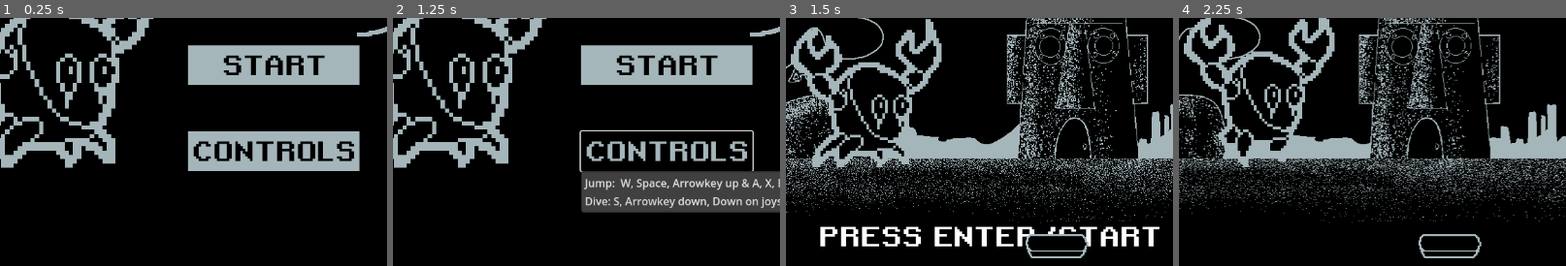
Above: before the commit, frames 1-4 (left to right).
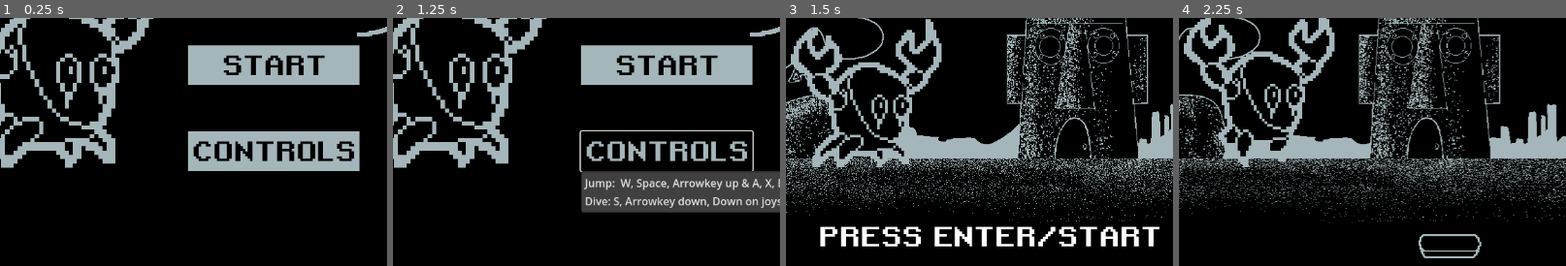
Above: after the commit, the same moments.

Repository: DdeHoog/bit-crab-beat
Game: Godot game, scene res://scenes/main.tscn
Two runs of this game, one before a commit and one after it. Both use one fixed random seed, a clock stepped at 60 frames per second and the inputs below. Sound files missing from this copy of the repository are replaced by a short silence.
Inputs:
- Up to frame 1 (0.25 s): no input
- Up to frame 2 (1.25 s): click "CONTROLS" at 0.5 s
- Up to frame 3 (1.5 s): click "START" at 1.25 s
- Up to frame 4 (2.25 s): tap Enter (Start) at 2 s; hold Enter (Start) from 2.03 s (still down)
The pictures show only the part of the screen within x 15-65%, y 46-96%; the shares and areas given below are measured in that part.

Frames 1-2 are identical in both runs. In frame 3, 0.6% of the frame differs, in the area x 61-79%, y 87-97%; in frame 4, nothing differs.

Commit message:
adding game over state

Diff:
--- a/scenes/game_over.tscn
+++ b/scenes/game_over.tscn
@@ -3,7 +3,7 @@
 [ext_resource type="FontFile" uid="uid://s15272omc2m3" path="res://assets/fonts/retro.ttf" id="1_xeevv"]
 
 [sub_resource type="StyleBoxFlat" id="StyleBoxFlat_tbwuq"]
-bg_color = Color(9.62615e-08, 0.982744, 0.126955, 1)
+bg_color = Color(0, 0, 0, 1)
 
 [sub_resource type="StyleBoxFlat" id="StyleBoxFlat_xeevv"]
 bg_color = Color(1.63645e-06, 0.745061, 0.7686, 1)
@@ -25,9 +25,32 @@
 offset_bottom = 29.5
 grow_horizontal = 2
 grow_vertical = 2
+theme_override_colors/font_hover_color = Color(0.647059, 0.713726, 0.729412, 1)
+theme_override_colors/font_color = Color(0, 0, 0, 1)
 theme_override_fonts/font = ExtResource("1_xeevv")
 theme_override_font_sizes/font_size = 40
 theme_override_styles/hover = SubResource("StyleBoxFlat_tbwuq")
 theme_override_styles/pressed = SubResource("StyleBoxFlat_xeevv")
 theme_override_styles/normal = SubResource("StyleBoxFlat_wqhvx")
 text = "RESTART"
+
+[node name="MenuButton" type="Button" parent="."]
+anchors_preset = 8
+anchor_left = 0.5
+anchor_top = 0.5
+anchor_right = 0.5
+anchor_bottom = 0.5
+offset_left = -128.0
+offset_top = 96.0
+offset_right = 127.0
+offset_bottom = 155.0
+grow_horizontal = 2
+grow_vertical = 2
+theme_override_colors/font_hover_color = Color(0.647059, 0.713726, 0.729412, 1)
+theme_override_colors/font_color = Color(0, 0, 0, 1)
+theme_override_fonts/font = ExtResource("1_xeevv")
+theme_override_font_sizes/font_size = 40
+theme_override_styles/hover = SubResource("StyleBoxFlat_tbwuq")
+theme_override_styles/pressed = SubResource("StyleBoxFlat_xeevv")
+theme_override_styles/normal = SubResource("StyleBoxFlat_wqhvx")
+text = "MENU"
--- a/scenes/hud.tscn
+++ b/scenes/hud.tscn
@@ -35,6 +35,7 @@
 vertical_alignment = 1
 
 [node name="StartLabel" type="Label" parent="."]
+z_index = 2
 anchors_preset = 7
 anchor_left = 0.5
 anchor_top = 1.0
--- a/scripts/main.gd
+++ b/scripts/main.gd
@@ -18,6 +18,8 @@
 var can_score_good := true
 var can_score_perfect := true
 var frames := 0
+var total_beat := 0
+var max_beat := 128
 
 # Called when the node enters the scene tree for the first time.
 func _ready() -> void:
@@ -30,6 +32,7 @@
 	$Crab.hide()
 	$GameOver.hide()
 	$HUD/StartLabel.hide()
+	$HUD/BeatIndicator.hide()
 	for i in $Backgrounds.get_children():
 		i.hide()
 	$Ground.hide()
@@ -44,8 +47,10 @@
 	check_high_score()#puts new highscore on the screen
 	get_tree().paused = true
 	game_running = false
+	$HUD/BeatIndicator.hide()
 	$GameOver.show()
 	$GameOver.get_node("RestartButton").pressed.connect(new_game)#Restart trigger
+	$GameOver.get_node("MenuButton").pressed.connect(main_menu)#Menu trigger
 
 func new_game():
 	#Reset variables
@@ -83,6 +88,7 @@
 		show_score()
 	else:
 		if Input.is_action_pressed("Start"):#if game not running wait for player input.
+				$HUD/BeatIndicator.show()
 				$Conductor.play()
 				#$HUD.get_node("BeatIndicator").play("Beat")
 				#$HUD.get_node("BeatIndicator").SetAnimationSpeed("Beat", 1.76)
@@ -115,6 +121,9 @@
 				temporary_label($HUD.get_node("PerfectHitboxLabel"), 1.0)
 				perfect_score()
 
+	if total_beat >= max_beat:
+		game_over()
+
 func show_score():
 	#Get the scorelabel from the hud scene,
 	$HUD.get_node("ScoreLabel").text = "SCORE: " + str(score)
@@ -142,6 +151,7 @@
 			score +=10
 			temporary_label($HUD.get_node("BonusScoreLabel"), 1.5)
 	score += 1
+	total_beat += 1
 
 
 #Functions to check inside which hitbox we are, the hitboxes are split over 2 area shapes.
